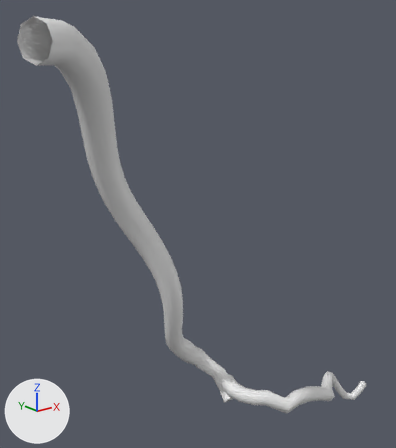
A saved change to the glTF model public/assets/skullbase-v3/tb_anterior_inferior_cerebellar_artery__koos_3.glb.
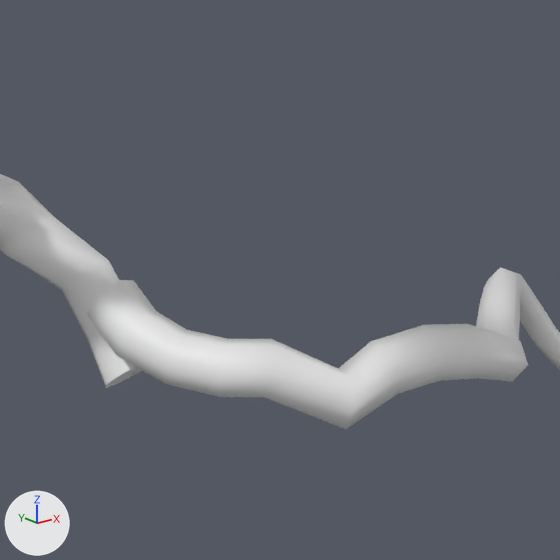
Old and new are each drawn whole from a 50 mm camera at (-6.6, -10.3, -14.2) aimed at (14.9, 16.5, -24.9) and again close up on the part from 50% to 87% of the width and 67% to 100% of the height. Arrows for +X, +Y and +Z are at lower left; the lights stay in place. The older version's two pictures come first. Where no turn or scale is listed for an object, it has been applied to the vertices. Vertices at exactly the same position are counted once.

Objects in the first close-up: 'R'.
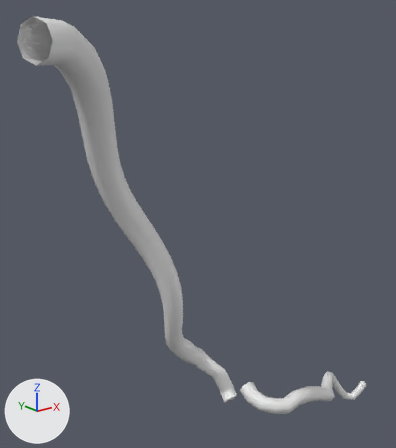
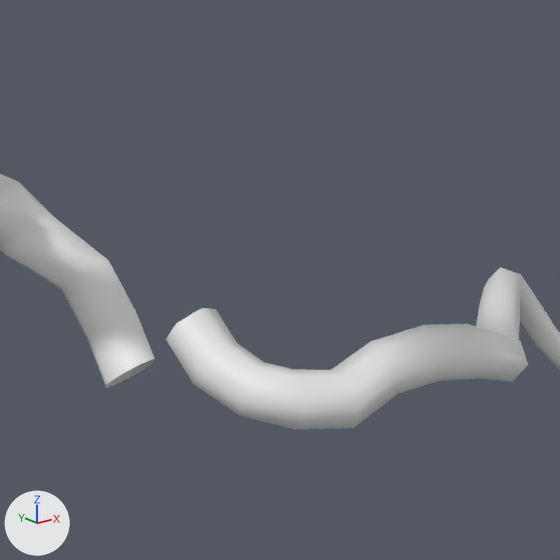
The change, as a diff of the scene's bpy script:
```diff
--- a/public/assets/skullbase-v3/tb_anterior_inferior_cerebellar_artery__koos_3.glb.py
+++ b/public/assets/skullbase-v3/tb_anterior_inferior_cerebellar_artery__koos_3.glb.py
@@ me_r @@
 # used by ob_r; location = (16.73, 13.76, -28.05)
-me_r.from_pydata(...)  # 386 vertices, 752 faces; spans x -14.7..14.7, y -3.9..3.9, z -15.1..15.1
+me_r.from_pydata(...)  # 380 vertices, 740 faces; spans x -14.7..14.7, y -3.9..3.9, z -15.1..15.1
+# me_r part 1
+# 13 vertices are removed from x -1.2..-0.3, y 0.1..1.3, z -9.0..-7.6
+# 30 faces are deleted
+# 22 vertices move from x -0.9..1.8, y -3.1..-0.3, z -9.7..-8.1 to x -0.5..1.7, y -3.1..-0.8, z -9.7..-8.3
+# 7 vertices are added at x -0.4..0.5, y -0.5..0.0, z -8.8..-7.9
+# 18 new faces join them
```

Where the change shows, as pixel boxes (x1, y1, x2, y2) in the close-ups (560 x 560 px; the box of a moved part takes in the faces that stretch with it):
part 1 of me_r, moved or reshaped
    before: (87, 280, 398, 429)
    after: (166, 308, 398, 429)
